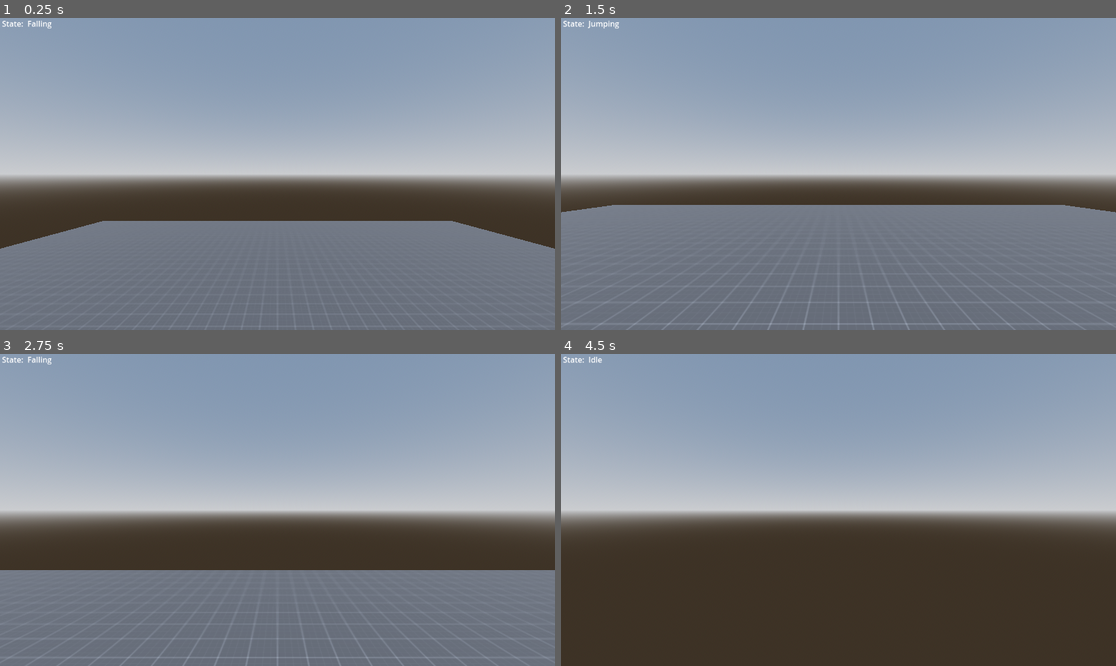
Above: before the commit, frames 1-4 (two rows, left to right).
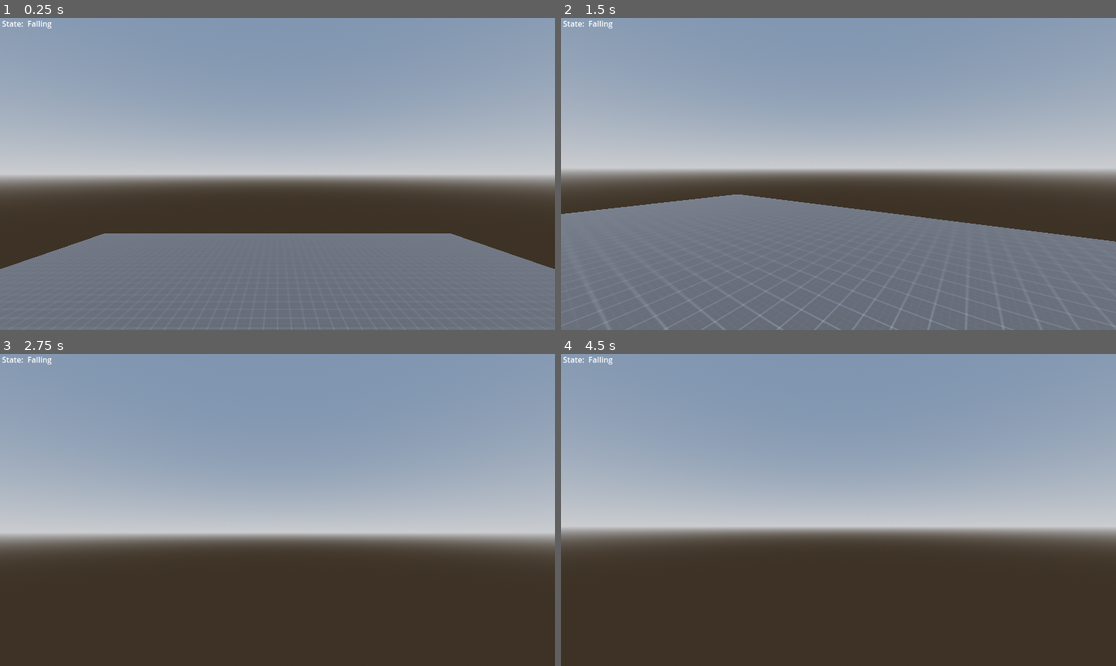
Above: after the commit, the same moments.

Repository: Lightnet/gd_player_state_machines
Game: Godot game, scene res://scenes/prototype_state.tscn
The game is run twice, just before and just after one commit, with the same random seed, the same clock (stepped at 60 frames per second) and the same inputs.
Inputs (mouse positions are in pixels of both pictures, inside the frame that each line leads up to):
- Up to frame 1 (0.25 s): no input
- Up to frame 2 (1.5 s): move the mouse to (866, 174) at 0.52 s; hold Space (jump) 0.53-1.28 s; hold W (forward) from 0.53 s (still down); move the mouse to (810, 174) at 1.27 s; tap Space (jump) at 1.35 s
- Up to frame 3 (2.75 s): keep holding W (forward); tap Space (jump) at 1.52, 1.82 s; move the mouse to (288, 503) at 2.02 s; hold Space (jump) from 2.03 s (still down)
- Up to frame 4 (4.5 s): keep holding W (forward); move the mouse to (832, 516) at 2.77 s; release Space (jump) at 2.78 s; tap Space (jump) at 2.85, 3.02, 3.32, 4.35 s; move the mouse to (877, 513) at 3.52 s; hold Space (jump) 3.53-4.28 s; move the mouse to (794, 506) at 4.27 s

The runs differ from the first frame. In frame 1, 4.5% of the frame differs, in the area x 0-100%, y 65-100%; in frame 2, 9.2%; in frame 3, 43%, in the area x 0-100%, y 48-100%; in frame 4, 9.6%.

Commit message:
Fixed fall incorrect config. Add Camera test rotate with mouse.

Diff:
--- a/prefabs/player/player.tscn
+++ b/prefabs/player/player.tscn
@@ -13,8 +13,6 @@
 
 [node name="Player" type="CharacterBody3D"]
 script = ExtResource("1_iylwk")
-speed = 5.0
-jump_impulse = 5.0
 
 [node name="CollisionShape3D" type="CollisionShape3D" parent="."]
 shape = SubResource("CapsuleShape3D_r5ocr")
@@ -22,8 +20,10 @@
 [node name="MeshInstance3D" type="MeshInstance3D" parent="."]
 mesh = SubResource("CapsuleMesh_8au0d")
 
-[node name="Camera3D" type="Camera3D" parent="."]
-transform = Transform3D(1, 0, 0, 0, 1, 0, 0, 0, 1, 0, 0.7, 0)
+[node name="Neck" type="Node3D" parent="."]
+transform = Transform3D(1, 0, 0, 0, 1, 0, 0, 0, 1, 0, 0.723565, 0)
+
+[node name="Camera3D" type="Camera3D" parent="Neck"]
 
 [node name="StateMachine" type="Node" parent="." node_paths=PackedStringArray("initial_state")]
 script = ExtResource("2_ev8v4")
--- a/scripts/player/player.gd
+++ b/scripts/player/player.gd
@@ -1,15 +1,30 @@
 class_name Player extends CharacterBody3D
 
 
-@export var speed := 10.0
-@export var gravity := -9.81
-@export var jump_impulse := 10.0
-@export var air_control_speed := 5.0
+@export var WALK_SPEED := 10.0
+@export var SPRINT_SPEED = 8.0
+
+@export var JUMP_VELOCITY := 4.0
+@export var GRAVITY := 9.8
+@export var GRAVITY_FALL := 0.9
+@export var AIR_CONTROL_SPEED := 5.0
+@export var IS_CONTROLLER: = true #handle when the menu N/A
+@export var CROUCH_HEIGHT_SCALE = 0.5
+@export var CROUCH_RADIUS_SCALE = 0.5
+
+@onready var neck: Node3D = $Neck
+@onready var camera: Camera3D = $Neck/Camera3D
 
 func _ready() -> void:
 	Input.set_mouse_mode(Input.MOUSE_MODE_CAPTURED)
 
 func _input(event: InputEvent) -> void:
+	# camera handle for all state.
+	if Input.get_mouse_mode() == Input.MOUSE_MODE_CAPTURED:
+		if event is InputEventMouseMotion:
+			rotate_y(-event.relative.x * 0.01)
+			camera.rotate_x(-event.relative.y * 0.01)
+			camera.rotation.x = clampf(camera.rotation.x, -deg_to_rad(80), deg_to_rad(90))
 
 	if event.is_action_pressed("escape"):
 		get_tree().quit()
--- a/scripts/state_machines/player/falling.gd
+++ b/scripts/state_machines/player/falling.gd
@@ -1,16 +1,12 @@
 extends PlayerState
 
-var isGround:bool = false
-
 func enter(previous_state_path: String, data := {}) -> void:
-	player.velocity.y = -player.jump_impulse
-	#player.animation_player.play("jump")
-	isGround=true
+	pass
 
 func physics_update(delta: float) -> void:
 	#print("fall > is floor: ", player.is_on_floor())
 	#var input_direction_x := Input.get_axis("left", "right")
-	#player.velocity.x = player.speed * input_direction_x
+	#player.velocity.x = player.WALK_SPEED * input_direction_x
 
 	var input_dir = Input.get_vector("left","right","forward","backward",-1.0)
 	print("input_dir: ",input_dir)
@@ -18,10 +14,13 @@
 	var direction = (player.transform.basis * Vector3(input_dir.x,0,input_dir.y)).normalized()
 	print("direction: ",direction)
 	if direction:
-		player.velocity.x = (direction.x * player.speed)
-		player.velocity.z = (direction.z * player.speed)
-
-	player.velocity.y += player.gravity * delta
+		player.velocity.x = (direction.x * player.WALK_SPEED)
+		player.velocity.z = (direction.z * player.WALK_SPEED)
+	#print("player.get_gravity(): ", player.get_gravity())
+	#player.velocity.y += player.GRAVITY * delta
+	player.velocity.y += (player.get_gravity().y) * delta
+	#player.velocity.y += (player.get_gravity().y * 0.5) * delta
+	#print("player.velocity.y: ",player.velocity.y)
 
 	#if player.is_on_floor() and isGround == false:
 	if player.is_on_floor():
--- a/scripts/state_machines/player/idle.gd
+++ b/scripts/state_machines/player/idle.gd
@@ -1,18 +1,36 @@
 extends PlayerState
 
 func enter(previous_state_path: String, data := {}) -> void:
-	player.velocity.x = 0.0
+	#player.velocity.x = 0.0
 	#player.velocity.y = 0.0
-	player.velocity.z = 0.0
+	#player.velocity.z = 0.0
 	#player.animation_player.play("idle")
 	pass
 
-func physics_update(_delta: float) -> void:
+func handle_input(event: InputEvent) -> void:
+	#print("event:", event)
+	#if Input.get_mouse_mode() == Input.MOUSE_MODE_CAPTURED:
+		#if event is InputEventMouseMotion:
+			#player.rotate_y(-event.relative.x * 0.01)
+			#player.camera.rotate_x(-event.relative.y * 0.01)
+			#player.camera.rotation.x = clampf(player.camera.rotation.x, -deg_to_rad(80), deg_to_rad(90))
+	#if Input.is_action_just_pressed("forward") or Input.is_action_just_pressed("backward"):
+		#finished.emit(RUNNING)
+	#elif Input.is_action_pressed("left") or Input.is_action_pressed("right"):
+		#finished.emit(RUNNING)
+	#elif Input.is_action_pressed("jump"):
+		#finished.emit(JUMPING)
+	pass
+
+func physics_update(delta: float) -> void:
 	#print("idle: ", player.is_on_floor())
-	if !player.is_on_floor():
-		player.velocity.y += (player.gravity * -1) * _delta
+	#if !player.is_on_floor():
+		#player.velocity.y += (player.GRAVITY * -1) * _delta
+		#player.velocity.y += (player.GRAVITY * player.get_gravity().y) * delta
+		#player.velocity.y += (player.get_gravity().y * player.GRAVITY_FALL) * delta
 		#print("GRAVITY???")
-	player.move_and_slide()
+		#pass
+	#player.move_and_slide()
 
 	if not player.is_on_floor():
 		finished.emit(FALLING)
@@ -22,3 +40,5 @@
 		finished.emit(RUNNING)
 	elif Input.is_action_pressed("jump"):
 		finished.emit(JUMPING)
+	elif player.velocity.length() > 0:
+		finished.emit(RUNNING)
--- a/scripts/state_machines/player/jumping.gd
+++ b/scripts/state_machines/player/jumping.gd
@@ -2,13 +2,13 @@
 
 func enter(previous_state_path: String, data := {}) -> void:
 	#player.animation_player.play("fall")
-	player.velocity.y = player.jump_impulse
+	player.velocity.y = player.JUMP_VELOCITY
 	#player.velocity.y = 10
 	#pass
 
 func physics_update(delta: float) -> void:
 	var input_direction_x := Input.get_axis("left", "right")
-	#player.velocity.x = player.speed * input_direction_x
+	#player.velocity.x = player.WALK_SPEED * input_direction_x
 	var input_dir = Input.get_vector("left","right","forward","backward",-1.0)
 	print("input_dir: ",input_dir)
 
@@ -16,10 +16,12 @@
 	print("direction: ",direction)
 
 	if direction:
-		player.velocity.x = (direction.x * player.speed)
-		player.velocity.z = (direction.z * player.speed)
+		player.velocity.x = (direction.x * player.WALK_SPEED)
+		player.velocity.z = (direction.z * player.WALK_SPEED)
 
-	player.velocity.y += player.gravity * delta
+	#player.velocity.y += player.GRAVITY * delta
+	#player.velocity.y += (player.GRAVITY * player.get_gravity().y) * delta
+	player.velocity.y += (player.get_gravity().y * player.GRAVITY_FALL) * delta
 	player.move_and_slide()
 
 	if player.is_on_floor():
--- a/scripts/state_machines/player/running.gd
+++ b/scripts/state_machines/player/running.gd
@@ -20,8 +20,8 @@
 	print("direction: ",direction)
 
 	if direction:
-		player.velocity.x = (direction.x * player.speed)
-		player.velocity.z = (direction.z * player.speed)
+		player.velocity.x = (direction.x * player.WALK_SPEED)
+		player.velocity.z = (direction.z * player.WALK_SPEED)
 	if direction.length() == 0:
 			player.velocity = Vector3.ZERO
 
